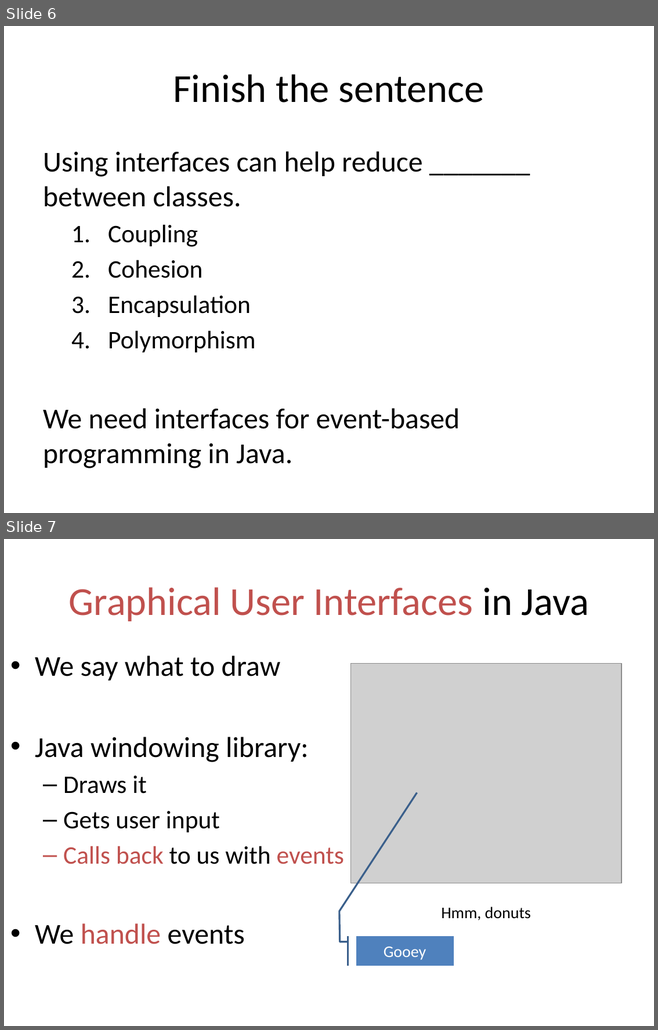
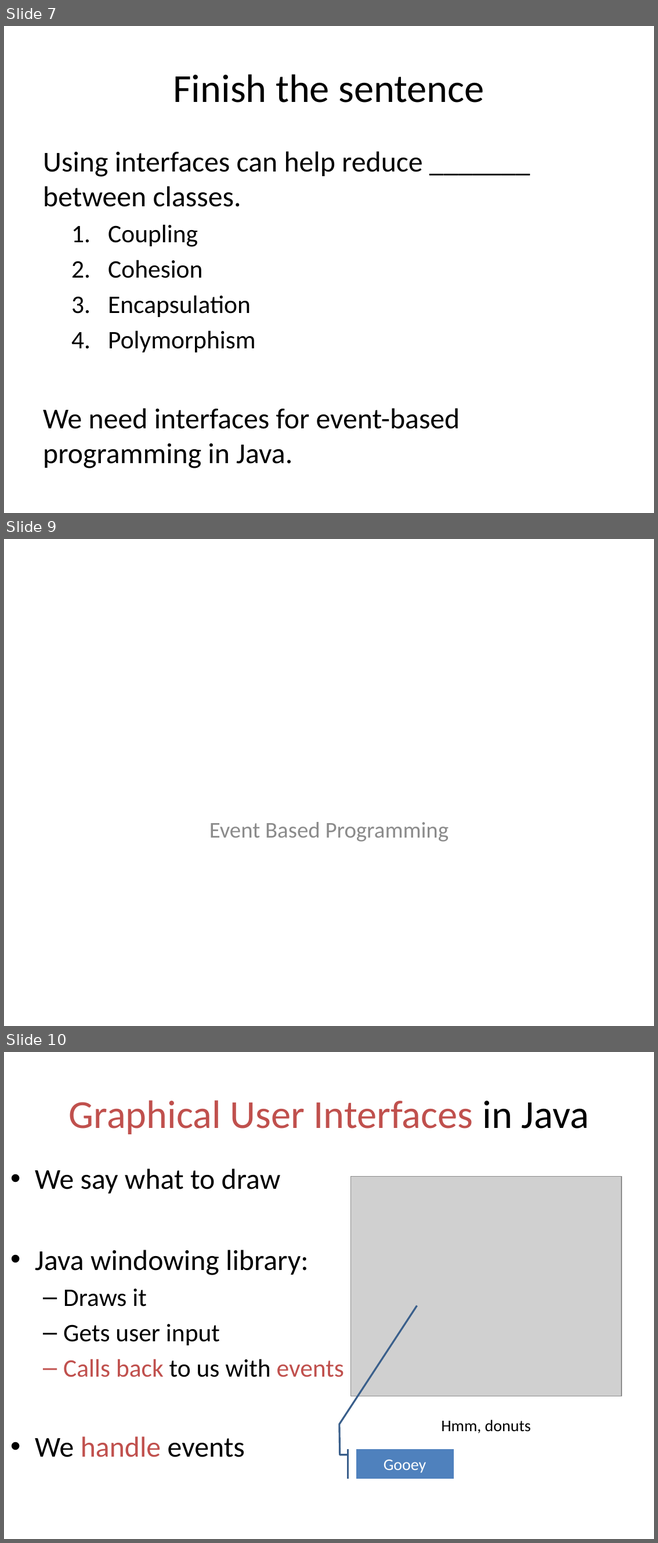
Before and after one commit to RHIT-CSSE/csse220, a slide deck: ClassMaterials/EventBasedProgramming/Slides/EventBasedProgramming.pptx. Shown one above the other, each under a label of ours: slides 6 and 7 before the commit, slides 7, 9 and 10 after it; the slides between them are not shown. The pictures are 658x1030 and 658x1543 pixels, drawn with LibreOffice and Linux fonts; fonts in the diff are those of the drawing; grey boxes stand for pictures. Boxes give left, top, right and bottom in pixels: in the first picture for what was removed or moved away, otherwise in the second. Text is boxed around its words. In the diff, an @@ line names an element or a change of style, - is before the commit and + after.

```diff
--- a/ClassMaterials/EventBasedProgramming/Slides/EventBasedProgramming.pptx
+++ b/ClassMaterials/EventBasedProgramming/Slides/EventBasedProgramming.pptx
@@ slide 9 added at [4,539,654,1026], background #FFFFFF @@
@@ subtitle added at [209,822,449,842], 25 pt, text #8C8C8C @@
+Event Based Programming
@@ what was slide 6 is now slide 7 @@
@@ what was slide 7 is now slide 10 @@
```
Also in this commit, not shown: 1 slide changed, 3 other slides added, 1 slide removed.
